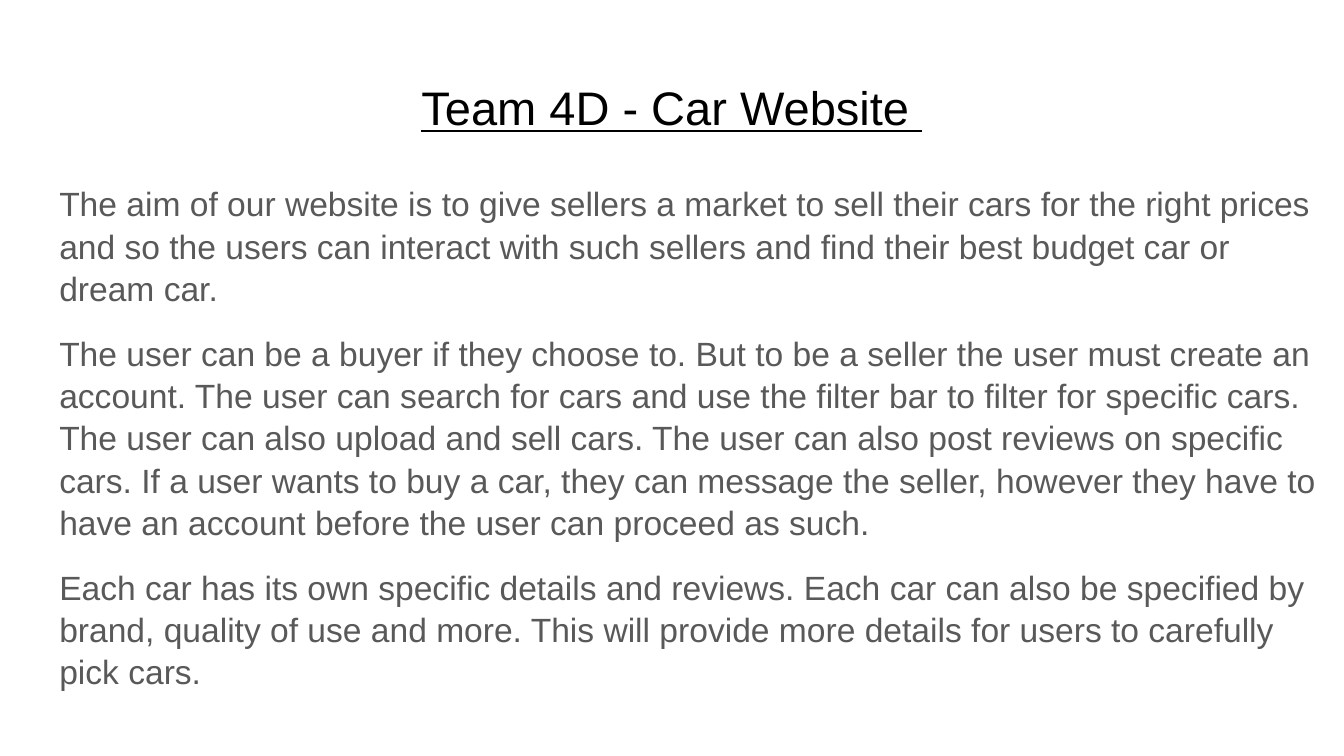
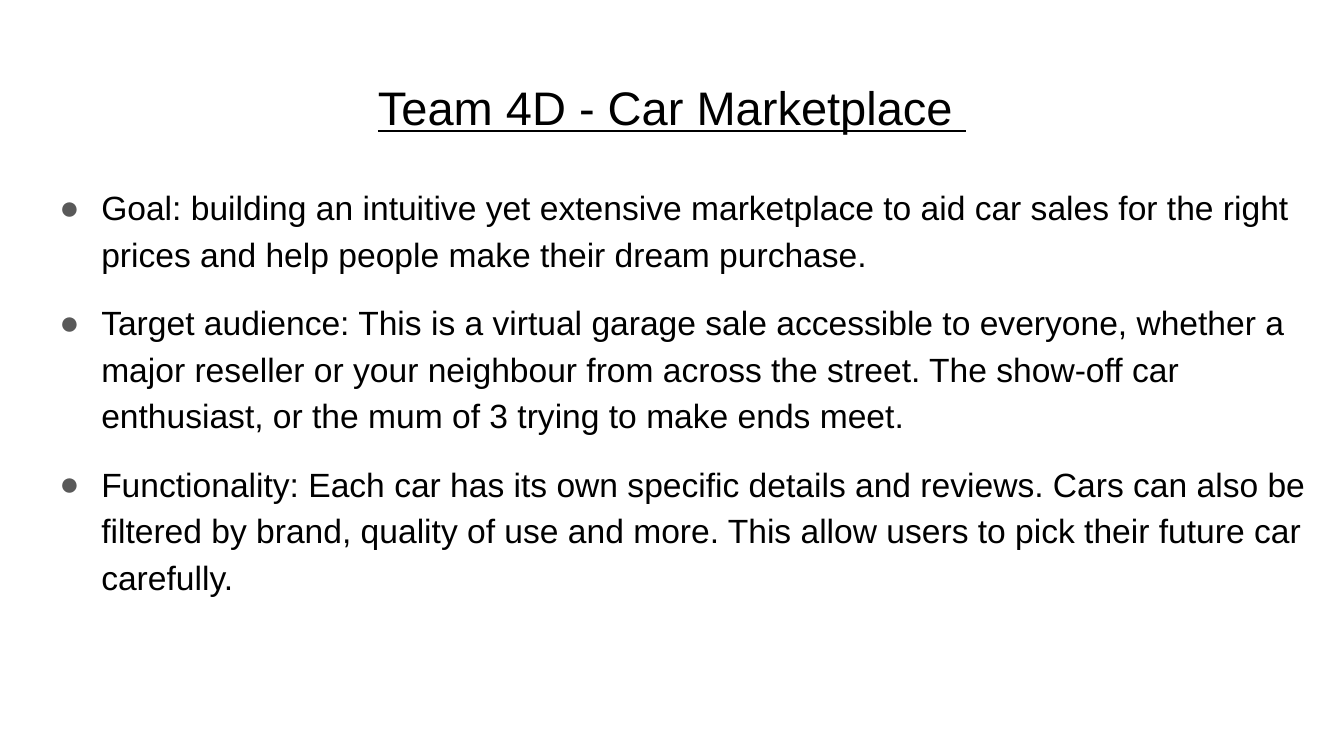
Before and after one commit to AndreiGhita2002/WAD_Car_Market, a slide deck: slide 2 of Design Specification.pptx. Drawn at 1344x756 pixels with LibreOffice and Linux fonts; fonts in the diff are those of the drawing. Boxes give left, top, right and bottom in pixels: in the first picture for what was removed or moved away, otherwise in the second. Text is boxed around its words. In the diff, an @@ line names an element or a change of style, - is before the commit and + after.

```diff
--- a/Design Specification.pptx
+++ b/Design Specification.pptx
@@ title at (378,91,953,134): text changed @@
-Team 4D - Car Website
+Team 4D - Car Marketplace
@@ text at (101,195,1305,596): text changed; text colour #595959 to #000000 @@
-The aim of our website is to give sellers a market to sell their cars for the right prices and so the users can interact with such sellers and find their best budget car or dream car.
-The user can be a buyer if they choose to. But to be a seller the user must create an account. The user can search for cars and use the filter bar to filter for specific cars. The user can also upload and sell cars. The user can also post reviews on specific cars. If a user wants to buy a car, they can message the seller, however they have to have an account before the user can proceed as such.
-Each car has its own specific details and reviews. Each car can also be specified by brand, quality of use and more. This will provide more details for users to carefully pick cars.
+● Goal: building an intuitive yet extensive marketplace to aid car sales for the right prices and help people make their dream purchase.
+● Target audience: This is a virtual garage sale accessible to everyone, whether a major reseller or your neighbour from across the street. The show-off car enthusiast, or the mum of 3 trying to make ends meet.
+● Functionality: Each car has its own specific details and reviews. Cars can also be filtered by brand, quality of use and more. This allow users to pick their future car carefully.
```
Also in this commit, not shown: 4 other slides changed, 3 slides added, 3 slides removed.
